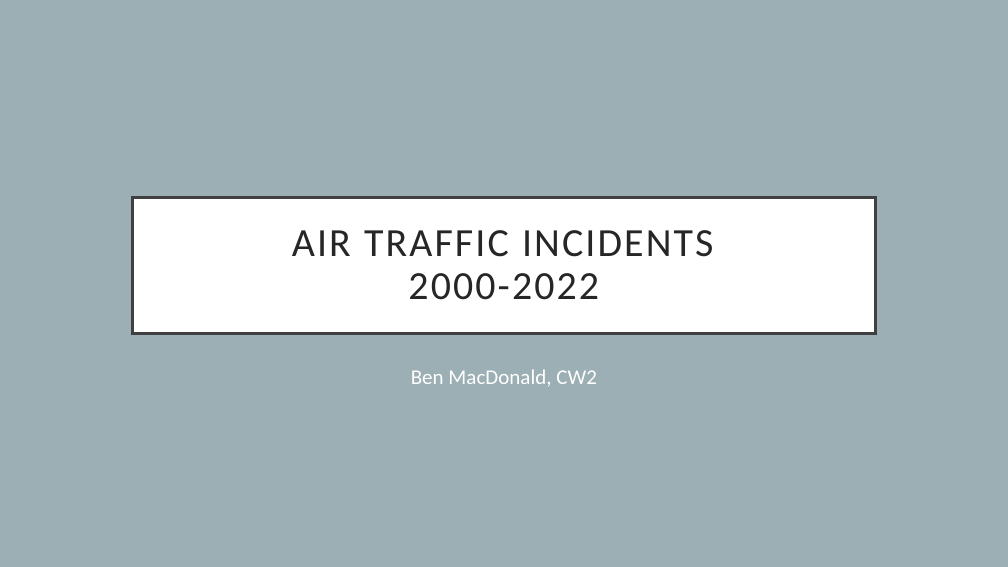
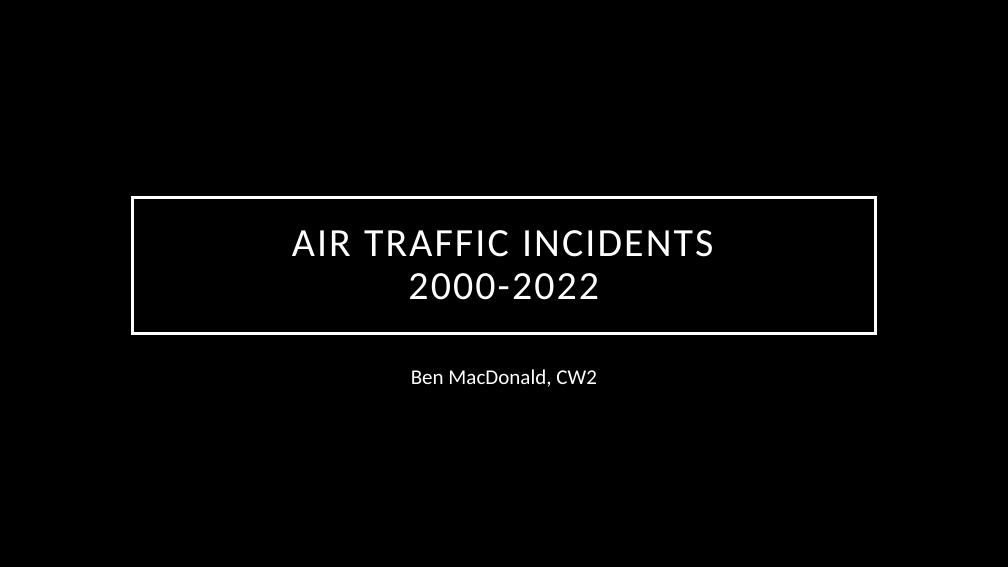
Before and after one commit to b-macd/Air_Travel_Safety_Analysis, a slide deck: slide 1 of Presentation/Presentation1.pptx. Drawn at 1008x567 pixels with LibreOffice and Linux fonts; fonts in the diff are those of the drawing; background and template pictures are left out. Boxes give left, top, right and bottom in pixels: in the first picture for what was removed or moved away, otherwise in the second. Text is boxed around its words. In the diff, an @@ line names an element or a change of style, - is before the commit and + after.

```diff
--- a/Presentation/Presentation1.pptx
+++ b/Presentation/Presentation1.pptx
@@ background #9BAFB5 to picture (left out) @@
@@ title "AIR TRAFFIC INCIDENTS 2000-2022" at [132, 197, 876, 333]: text colour #262626 to #FFFFFF; fill #FFFFFF to none; outline #404040 3 pt to #FFFFFF 3 pt @@
```
Also in this commit, not shown: 2 other slides changed, 11 slides added, 4 slides removed, 13 other files.
